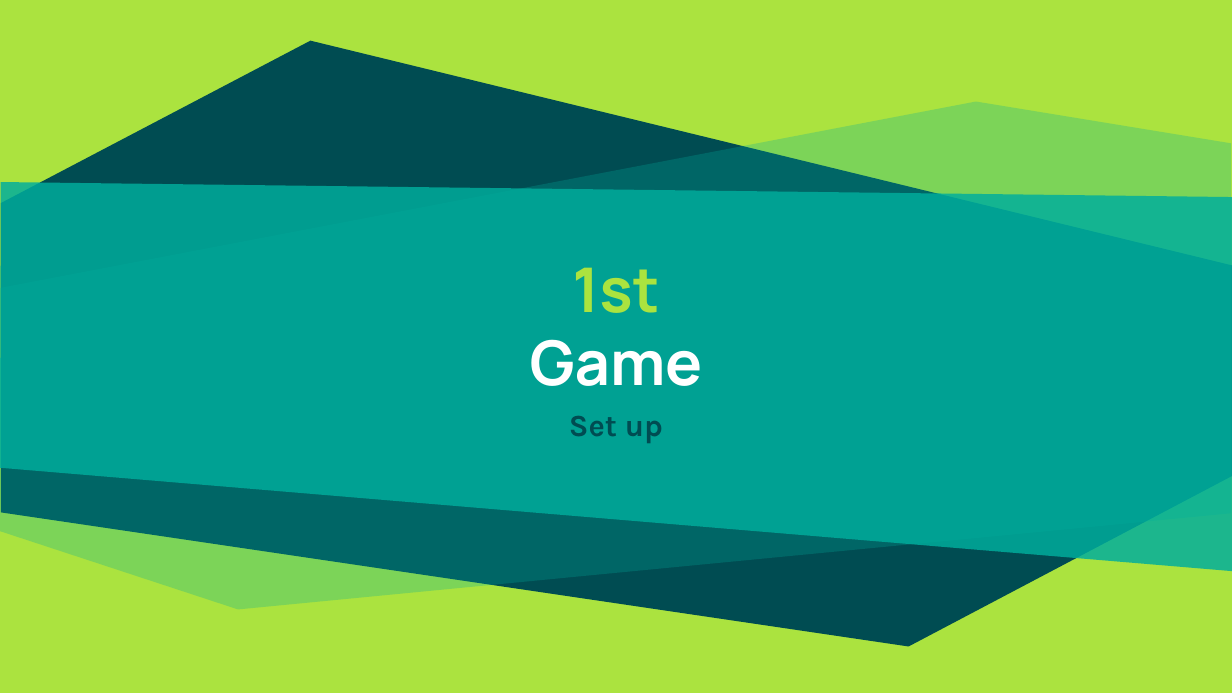
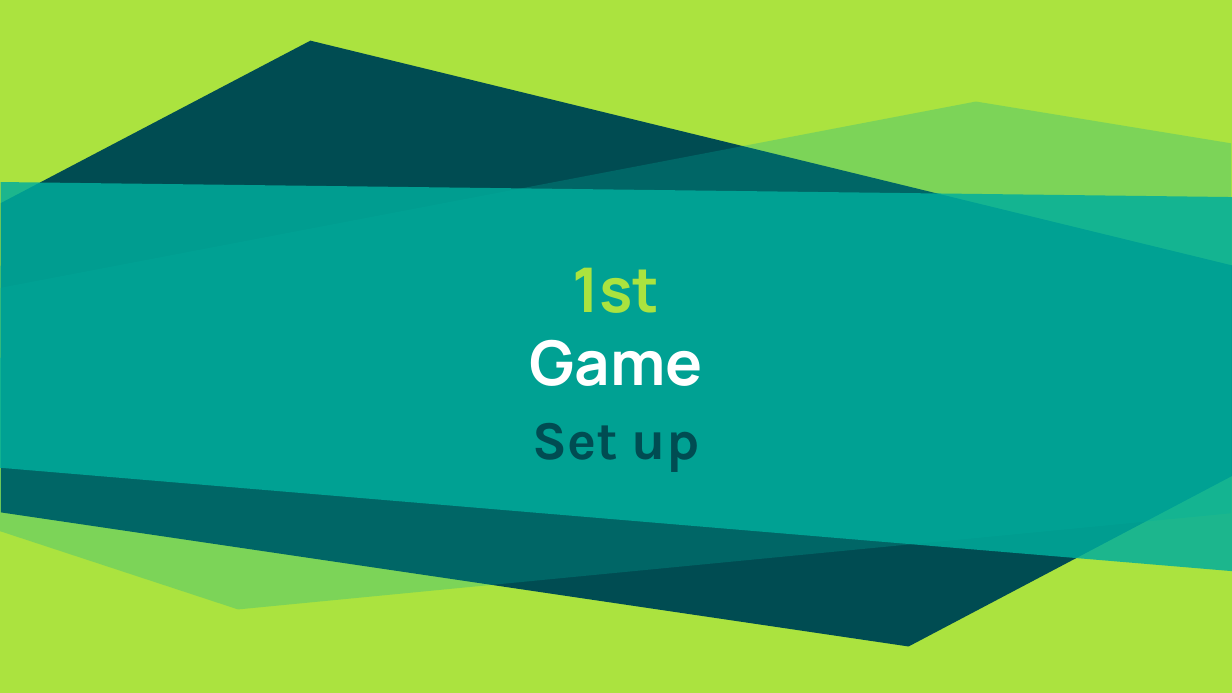
Before and after one commit to patrocinio/chaos-monkey-playing-ping-pong, a slide deck: slide 6 of Presentation/Bootcamp.pptx. Drawn at 1232x693 pixels with LibreOffice and Linux fonts; fonts in the diff are those of the drawing. Boxes give left, top, right and bottom in pixels: in the first picture for what was removed or moved away, otherwise in the second. Text is boxed around its words. In the diff, an @@ line names an element or a change of style, - is before the commit and + after.

```diff
--- a/Presentation/Bootcamp.pptx
+++ b/Presentation/Bootcamp.pptx
@@ subtitle "Set up" at [532, 423, 700, 472]: size 18 to 32 pt @@
```
Also in this commit, not shown: 1 other slide changed, 28 slides added.
